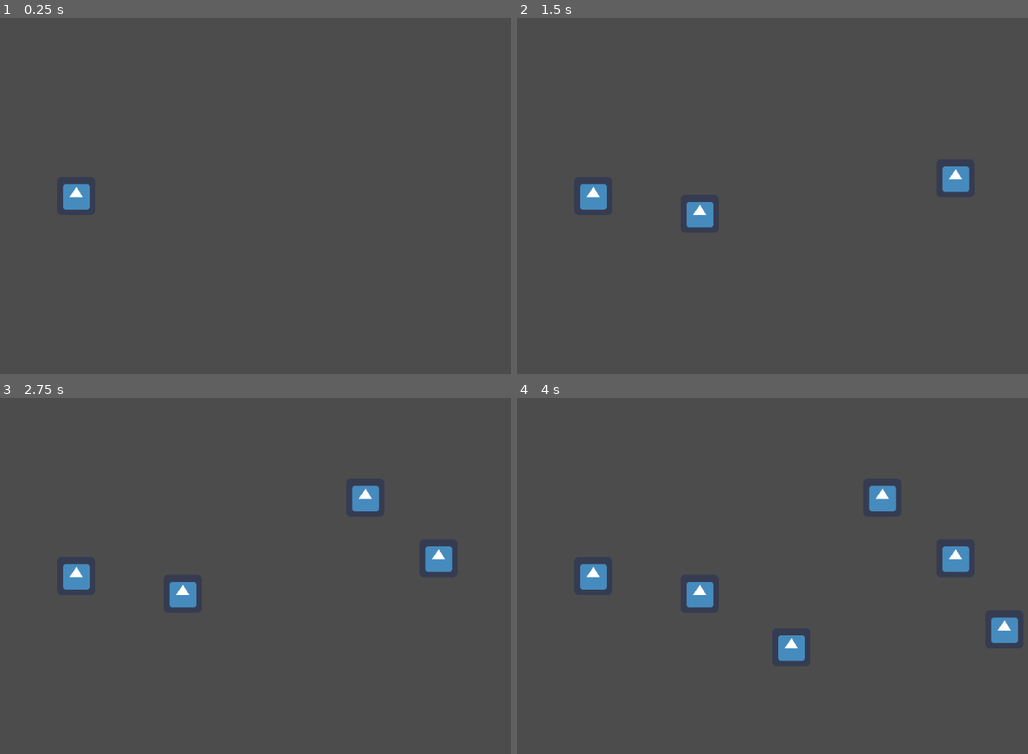
Above: before the commit, frames 1-4 (two rows, left to right).
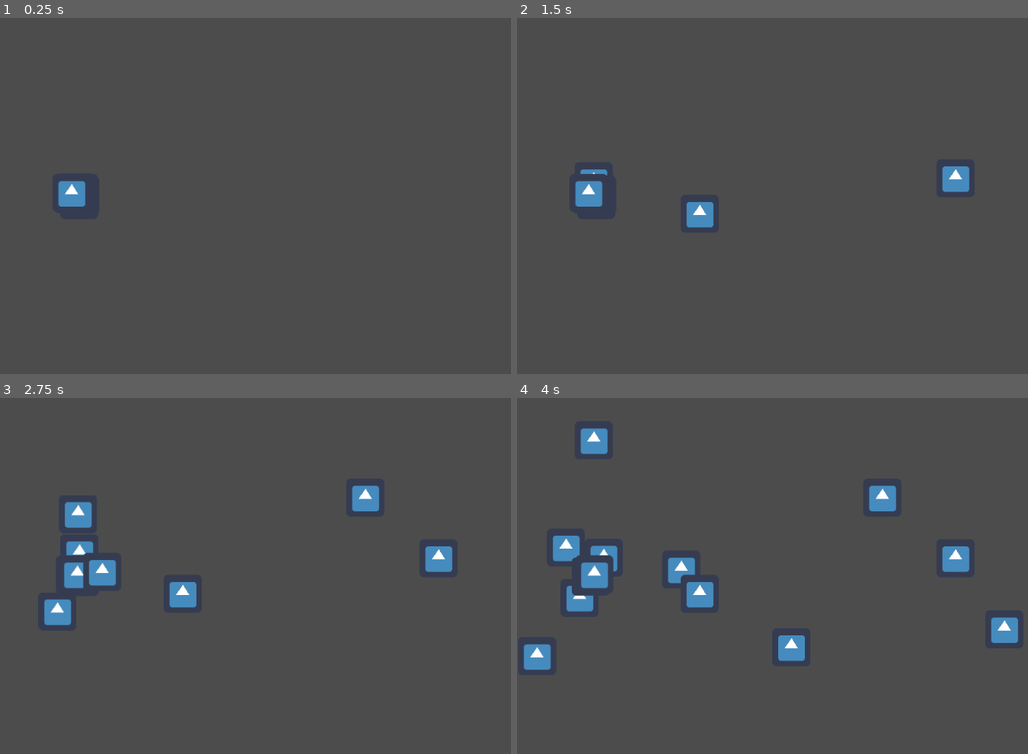
Above: after the commit, the same moments.

Repository: TinyBuilder/gmtk-jam
Game: Godot game, scene res://Game.tscn
The game is run twice, just before and just after one commit, with the same random seed, the same clock (stepped at 60 frames per second) and the same inputs. The engine's default icon, where the game draws it, is replaced by a stand-in: a white triangle on a blue panel in a dark square.
Inputs (mouse positions are in pixels of both pictures, inside the frame that each line leads up to):
- Up to frame 1 (0.25 s): no input
- Up to frame 2 (1.5 s): tap Enter at 0.5 s; move the mouse to (956, 178) at 0.52 s; click (956, 178) at 0.67 s; tap Space at 1.25 s; move the mouse to (700, 213) at 1.27 s; click (700, 213) at 1.42 s
- Up to frame 3 (2.75 s): tap Enter at 2 s; move the mouse to (367, 497) at 2.02 s; click (367, 497) at 2.17 s
- Up to frame 4 (4 s): move the mouse to (792, 647) at 2.77 s; click (792, 647) at 2.92 s; move the mouse to (1002, 629) at 3.52 s; click (1002, 629) at 3.67 s

The runs differ from the first frame. In frame 1, 0.3% of the frame differs, in the area x 11-18%, y 45-54%; in frame 2, 0.4%; in frame 3, 1.6%; in frame 4, 2.1%, in the area x 1-35%, y 8-77%.

Commit message:
Fixed cat movement

Diff:
--- a/Cat.gd
+++ b/Cat.gd
@@ -2,27 +2,47 @@
 
 
 # Declare member variables here. Examples:
-const MAX_SPEED = 400
-const MAX_WAIT = 5.0
-export var speed = 0
+const MAX_SPEED = 100
+const MAX_WAIT = 3.0
+var velocity = Vector2()
 var screen_size
-var rng = RandomNumberGenerator.new()
+var rng
 var targets = []
 
 # Called when the node enters the scene tree for the first time.
 func _ready():
 	screen_size = get_viewport_rect().size
 
-func start(pos):
-	position = pos
+func start(random):
+	rng = random
 	show()
+	self.idle()
 
 func idle():
 	$Timer.start(rng.randf_range(0.0, MAX_WAIT))
-	self.evaluate()
 
 func add_target(target):
 	targets.append(target)
 
+func remove_target(target):
+	targets.erase(target)
+
 func evaluate():
-	pass
+	if rng.randf_range(0.0, 10.0) < 9.0:
+		var speed = rng.randf() * MAX_SPEED
+		velocity.x = rng.randf_range(-1.0, 1.0)
+		velocity.y = rng.randf_range(-1.0, 1.0)
+		velocity = velocity.normalized() * speed
+		$Timer.start(rng.randf_range(0.0, MAX_WAIT))
+	else:
+		velocity.x = 0
+		velocity.y = 0
+		self.idle()
+
+func _on_Timer_timeout():
+	self.evaluate()
+
+func _process(delta):
+	self.position += velocity * delta
+	self.position.x = clamp(self.position.x, 0, screen_size.x)
+	self.position.y = clamp(self.position.y, 0, screen_size.y)
--- a/Cat.tscn
+++ b/Cat.tscn
@@ -24,3 +24,4 @@
 shape = SubResource( 2 )
 
 [node name="Timer" type="Timer" parent="."]
+[connection signal="timeout" from="Timer" to="." method="_on_Timer_timeout"]
--- a/Game.gd
+++ b/Game.gd
@@ -8,6 +8,7 @@
 # var b = "text"
 
 var cats = []
+var rng = RandomNumberGenerator.new()
 
 # Called when the node enters the scene tree for the first time.
 func _ready():
@@ -16,7 +17,11 @@
 		var cat = Cat.instance()
 		add_child(cat)
 		cats.append(cat)
-		cat.start($StartPosition.position)
+		var pos = $StartPosition.position
+		pos.x += rng.randf_range(-10.0, 10.0)
+		pos.y += rng.randf_range(-10.0, 10.0)
+		cat.position = pos
+		cat.start(rng)
 
 # Called every frame. 'delta' is the elapsed time since the previous frame.
 #func _process(delta):
@@ -25,10 +30,9 @@
 func _input(event):
    # Mouse in viewport coordinates
 	if event is InputEventMouseButton and event.get_button_index() == 1 and event.is_pressed() :
-		print("Mouse Click ", event.position)
 		var fish = Fish.instance()
 		add_child(fish)
 		fish.position = event.position
-		print("Fish spawned")
 		fish.connect("fish_spawn", cats[0], "add_target")
+		fish.connect("fish_eaten", cats[0], "remove_target")
 		fish.spawn()
Not shown, added: Graphics/Base Atheletics Centre.png.import
Not shown, added: Graphics/Base Atheletics Edge.png.import
Not shown, added: Graphics/Base Atheletics Tile.png.import
Not shown, added: Graphics/Base Tile.png.import
Not shown, added: Graphics/Both Edges.png.import
Not shown, added: Graphics/Bottom Line.png.import
Not shown, added: Graphics/Centre Line 2.png.import
Not shown, added: Graphics/Centre Line.png.import
Not shown, added: Graphics/Concrete Side.png.import
Not shown, added: Graphics/Example.png.import
Not shown, added: Graphics/Finish Line.png.import
Not shown, added: Graphics/Grass Edge Line.png.import
(and 21 more such lines)
